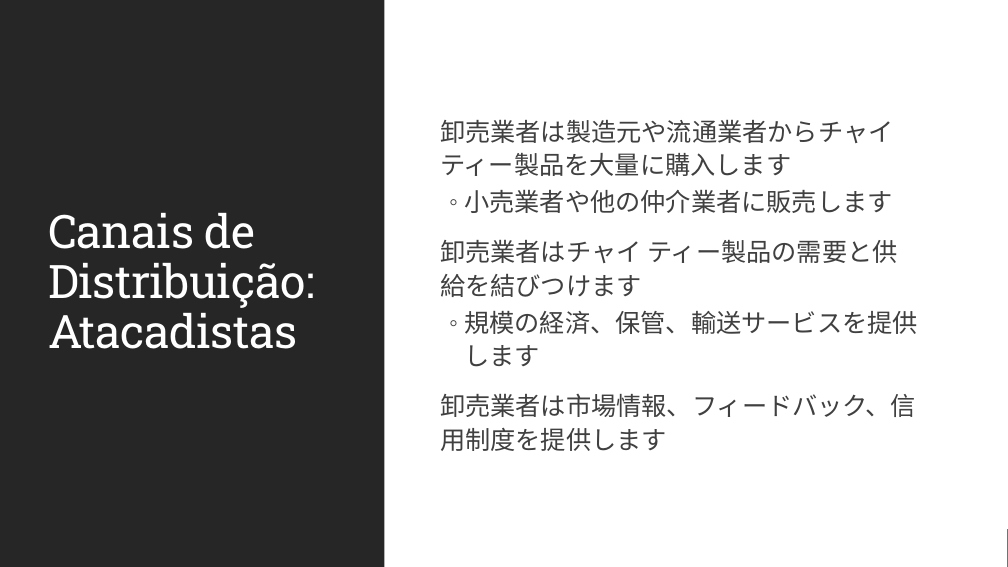
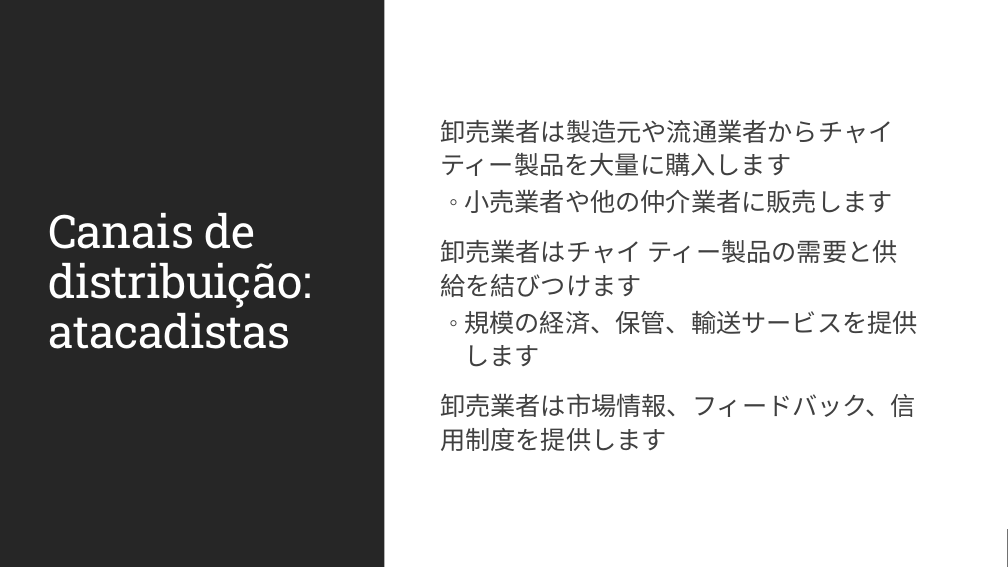
Before and after one commit to MicrosoftLearning/MS-4004-Empower-workforce-copilot-use-cases.pt-br, a slide deck: slide 9 of ResourceFiles/Mystic Spice Premium Chai Market Analysis Presentation.pptx. Drawn at 1008x567 pixels with LibreOffice and Linux fonts; fonts in the diff are those of the drawing. Boxes give left, top, right and bottom in pixels: in the first picture for what was removed or moved away, otherwise in the second. Text is boxed around its words. In the diff, an @@ line names an element or a change of style, - is before the commit and + after.

```diff
--- a/ResourceFiles/Mystic Spice Premium Chai Market Analysis Presentation.pptx
+++ b/ResourceFiles/Mystic Spice Premium Chai Market Analysis Presentation.pptx
@@ title at (48, 213, 311, 349): text changed @@
-Canais de Distribuição: Atacadistas
+Canais de distribuição: atacadistas
```
Also in this commit, not shown: 8 other slides changed, 32 other files.
